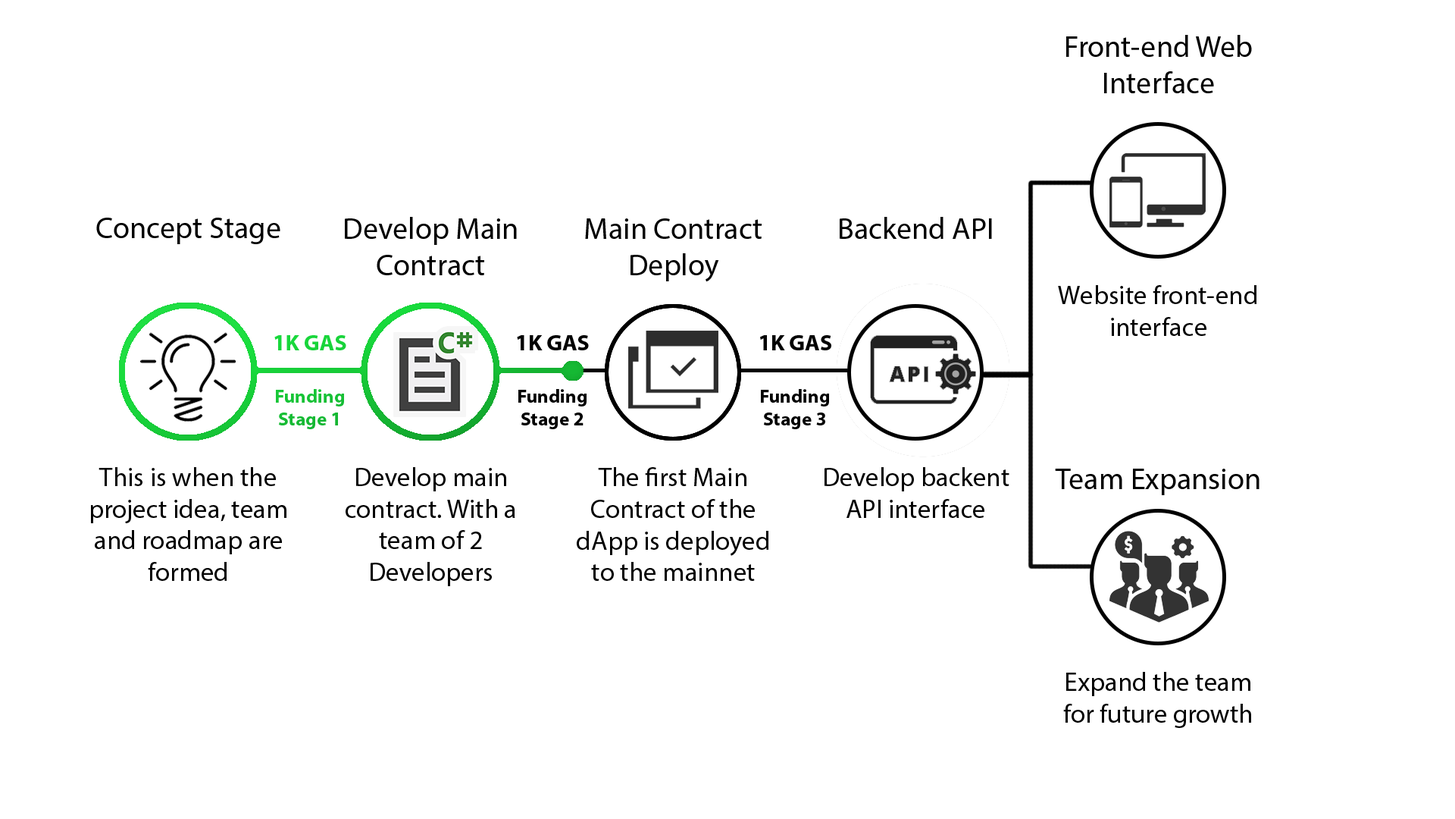
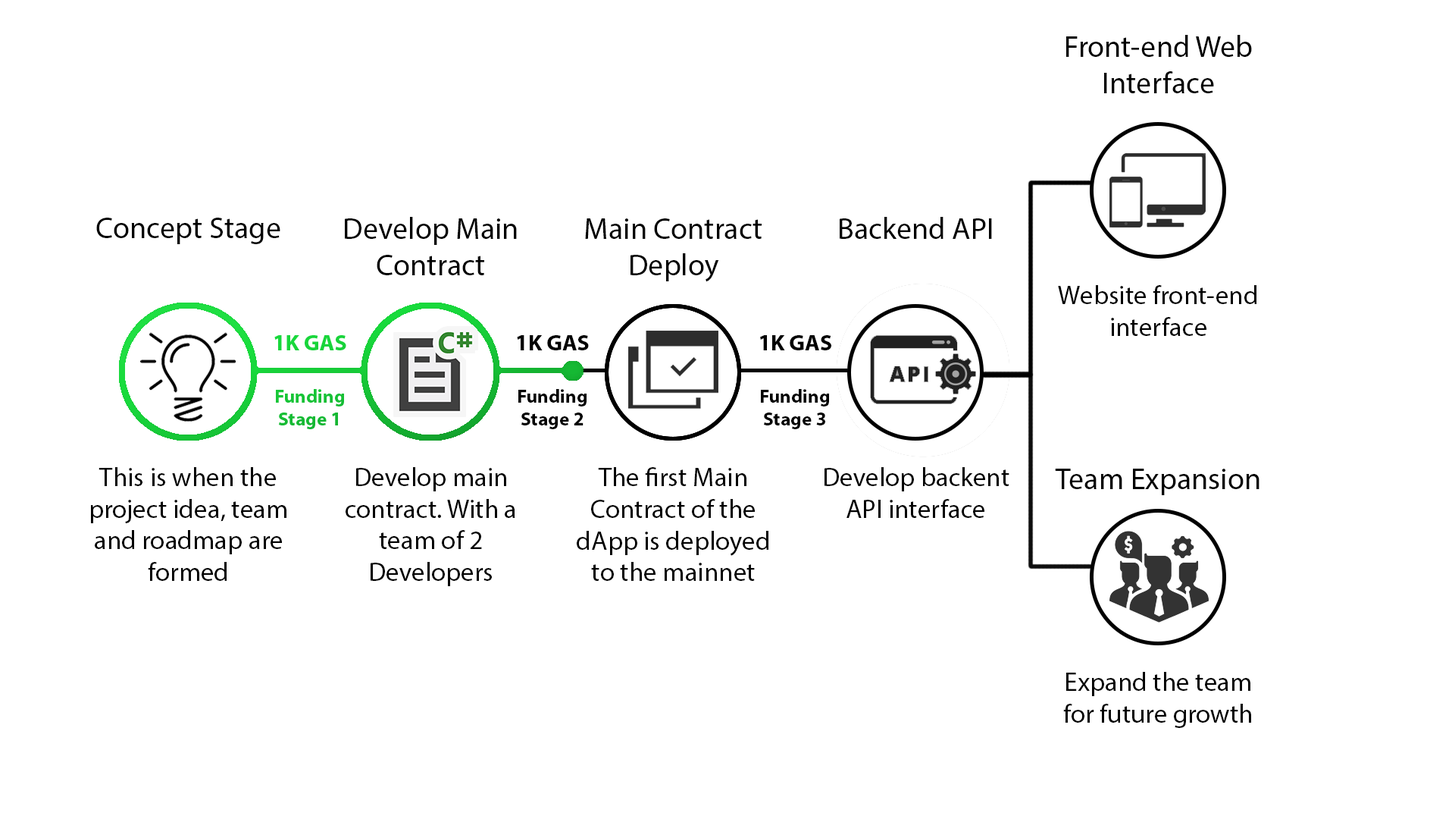
Layer changes from the first (1455, 819) image to the second:
showed "Layer 0" over [92, 34, 1260, 728]
